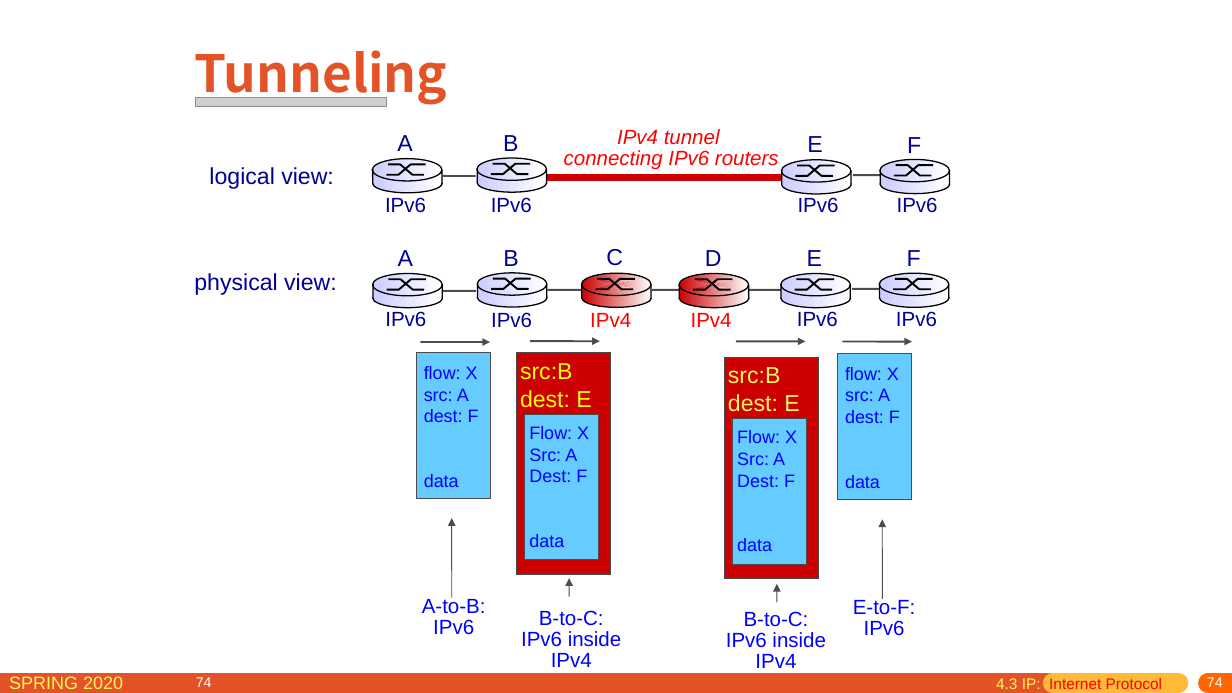
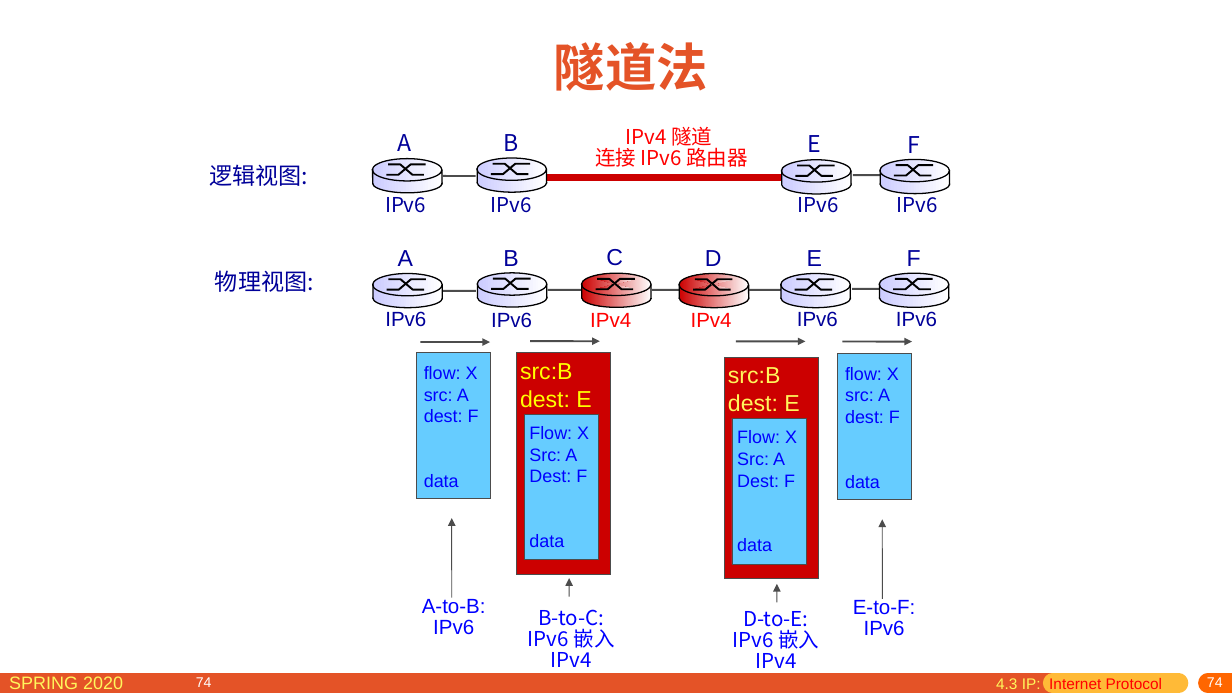
Before and after one commit to network-distributed/presentations, a slide deck: slide 74 of chapter4_cn.pptx. Drawn at 1232x693 pixels with LibreOffice and Linux fonts; fonts in the diff are those of the drawing; grey boxes stand for pictures. Boxes give left, top, right and bottom in pixels: in the first picture for what was removed or moved away, otherwise in the second. Text is boxed around its words. In the diff, an @@ line names an element or a change of style, - is before the commit and + after.

```diff
--- a/chapter4_cn.pptx
+++ b/chapter4_cn.pptx
@@ title at box(554, 42, 708, 91): text changed @@
-Tunneling
+隧道法
@@ picture removed at box(196, 98, 386, 106) @@
@@ text at box(595, 127, 747, 167): text changed; font Arial to Noto Sans CJK SC; italic off @@
-IPv4 tunnel
-connecting IPv6 routers
+IPv4 隧道
+连接 IPv6 路由器
@@ font Arial to Noto Sans CJK SC in 7 elements at box(798, 192, 839, 213), box(897, 192, 938, 213), box(385, 191, 426, 213), box(491, 191, 532, 213), box(397, 134, 411, 151), box(907, 136, 920, 153), box(807, 135, 821, 152) @@
@@ text at box(209, 164, 308, 186): text changed; font Arial to Noto Sans CJK SC @@
-logical view:
+逻辑视图:
@@ text at box(215, 270, 314, 292): text changed; font Arial to Noto Sans CJK SC @@
-physical view:
+物理视图:
@@ text at box(528, 628, 615, 648): text changed; font Arial to Noto Sans CJK SC @@
-IPv6 inside
+IPv6 嵌入
@@ text at box(538, 609, 604, 667): font Arial to Noto Sans CJK SC in "B-to-C:", "IPv4" @@
@@ text at box(733, 611, 819, 649): text changed; font Arial to Noto Sans CJK SC @@
-B-to-C:
-IPv6 inside
+D-to-E:
+IPv6 嵌入
@@ text at box(755, 648, 796, 674): font Arial to Noto Sans CJK SC in "IPv4" @@
```
Also in this commit, not shown: 26 other slides changed, 6 slides added, 6 slides removed, 1 other file.
